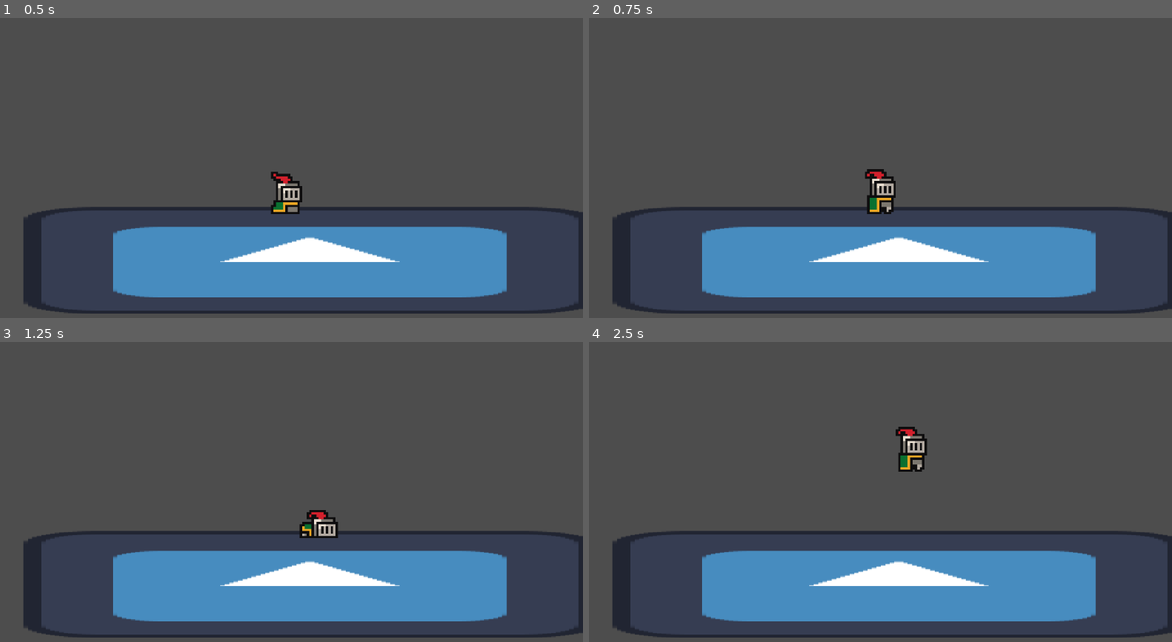
Above: before the commit, frames 1-4 (two rows, left to right).
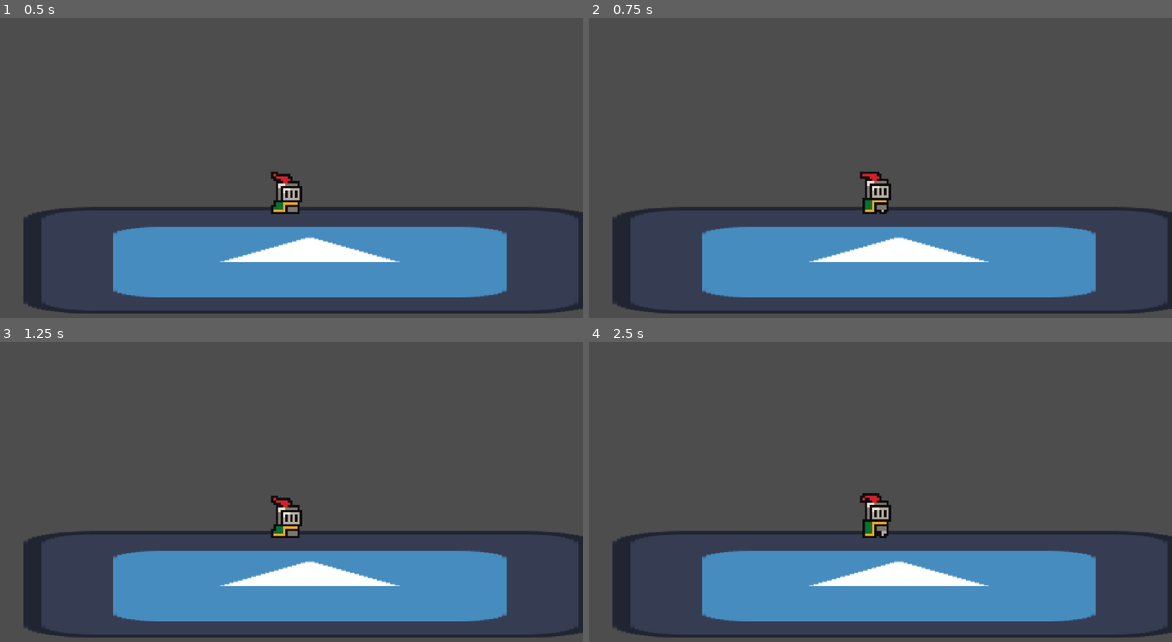
Above: after the commit, the same moments.

Repository: jible/Platform-fighter
Game: Godot game, scene res://scenes/test_scene.tscn
Two runs of this game, one before a commit and one after it. Both use one fixed random seed, a clock stepped at 60 frames per second and the inputs below. The project has no main scene, so this scene is started directly. The engine's default icon, where the game draws it, is replaced by a stand-in: a white triangle on a blue panel in a dark square.
Inputs:
- Up to frame 1 (0.5 s): no input
- Up to frame 2 (0.75 s): tap Enter at 0.5 s; hold D (move_right, bound only before the commit) from 0.53 s (still down); tap E (attack, bound only before the commit) at 0.6 s
- Up to frame 3 (1.25 s): keep holding D (move_right, bound only before the commit); tap Space (jump, bound only before the commit) at 0.77, 1.07 s; tap Shift (dash, bound only before the commit) at 0.8 s
- Up to frame 4 (2.5 s): tap Shift (dash, bound only before the commit) at 1.35 s; tap Space (jump, bound only before the commit) at 1.52, 1.55, 1.82, 2.1 s; release D (move_right, bound only before the commit) at 2.03 s; hold A (move_left, bound only before the commit) from 2.03 s (still down); tap E (attack, bound only before the commit) at 2.3 s

Frame 1 is identical in both runs. In frame 2, 0.6% of the frame differs, in the area x 46-53%, y 50-66%; in frame 3, 1.1%; in frame 4, 1.3%, in the area x 46-59%, y 28-66%.

Commit message:
Prepping for multiplayer with input manager
Added inputs keys for a player 2 on arrow keys and numpad.

Decided that input manager would be global- it is much better for online multiplayer.

Diff:
--- a/platform-fighter/components/for_characters/base_character.gd
+++ b/platform-fighter/components/for_characters/base_character.gd
@@ -13,3 +13,4 @@
 
 
 @export_range(0,3, 1) var team_number = 0
+@export_range(0,3,1) var player_number = 0
--- /dev/null
+++ b/platform-fighter/components/input_manager.gd
@@ -0,0 +1,12 @@
+extends Node
+
+"""
+LOOKING FOR A MODULAR WAY TO MANAGE INPUTS FROM MULTIPLE PLAYERS AT ONCE
+
+options:
+	-emit input signals with player as argument.
+	Standardize inputs to the current game's language.
+	Rather than attack and dash, say side special and up special
+	Easy way for the game to automatically map inputs to a character based on player number
+Global input managers are significatly easier to use for online multiplayer, so it will be global
+"""
--- a/platform-fighter/project.godot
+++ b/platform-fighter/project.godot
@@ -28,32 +28,32 @@
 
 [input]
 
-move_right={
+player_0_move_right={
 "deadzone": 0.2,
 "events": [Object(InputEventKey,"resource_local_to_scene":false,"resource_name":"","device":-1,"window_id":0,"alt_press …(192 unchanged characters)…
 ]
 }
-move_left={
+player_0_move_left={
 "deadzone": 0.2,
 "events": [Object(InputEventKey,"resource_local_to_scene":false,"resource_name":"","device":-1,"window_id":0,"alt_press …(191 unchanged characters)…
 ]
 }
-jump={
+player_0_jump={
 "deadzone": 0.2,
 "events": [Object(InputEventKey,"resource_local_to_scene":false,"resource_name":"","device":-1,"window_id":0,"alt_press …(191 unchanged characters)…
 ]
 }
-move_up={
+player_0_move_up={
 "deadzone": 0.2,
 "events": [Object(InputEventKey,"resource_local_to_scene":false,"resource_name":"","device":-1,"window_id":0,"alt_press …(192 unchanged characters)…
 ]
 }
-move_down={
+player_0_move_down={
 "deadzone": 0.2,
 "events": [Object(InputEventKey,"resource_local_to_scene":false,"resource_name":"","device":-1,"window_id":0,"alt_press …(192 unchanged characters)…
 ]
 }
-dash={
+player_0_dash={
 "deadzone": 0.2,
 "events": [Object(InputEventKey,"resource_local_to_scene":false,"resource_name":"","device":-1,"window_id":0,"alt_press …(195 unchanged characters)…
 ]
@@ -63,9 +63,39 @@
 "events": [Object(InputEventKey,"resource_local_to_scene":false,"resource_name":"","device":-1,"window_id":0,"alt_press …(195 unchanged characters)…
 ]
 }
-attack={
+player_0_attack={
 "deadzone": 0.2,
 "events": [Object(InputEventKey,"resource_local_to_scene":false,"resource_name":"","device":-1,"window_id":0,"alt_press …(192 unchanged characters)…
+]
+}
+player_1_move_right={
+"deadzone": 0.2,
+"events": [Object(InputEventKey,"resource_local_to_scene":false,"resource_name":"","device":-1,"window_id":0,"alt_pressed":false,"shift_pressed":false,"ctrl_pressed":false,"meta_pressed":false,"pressed":false,"keycode":0,"physical_keycode":4194321,"key_label":0,"unicode":0,"location":0,"echo":false,"script":null)
+]
+}
+player_1_move_left={
+"deadzone": 0.2,
+"events": [Object(InputEventKey,"resource_local_to_scene":false,"resource_name":"","device":-1,"window_id":0,"alt_pressed":false,"shift_pressed":false,"ctrl_pressed":false,"meta_pressed":false,"pressed":false,"keycode":0,"physical_keycode":4194319,"key_label":0,"unicode":0,"location":0,"echo":false,"script":null)
+]
+}
+player_1_jump={
+"deadzone": 0.2,
+"events": [Object(InputEventKey,"resource_local_to_scene":false,"resource_name":"","device":-1,"window_id":0,"alt_pressed":false,"shift_pressed":false,"ctrl_pressed":false,"meta_pressed":false,"pressed":false,"keycode":0,"physical_keycode":4194438,"key_label":0,"unicode":48,"location":0,"echo":false,"script":null)
+]
+}
+player_1_move_up={
+"deadzone": 0.2,
+"events": [Object(InputEventKey,"resource_local_to_scene":false,"resource_name":"","device":-1,"window_id":0,"alt_pressed":false,"shift_pressed":false,"ctrl_pressed":false,"meta_pressed":false,"pressed":false,"keycode":0,"physical_keycode":4194320,"key_label":0,"unicode":0,"location":0,"echo":false,"script":null)
+]
+}
+player_1_dash={
+"deadzone": 0.2,
+"events": [Object(InputEventKey,"resource_local_to_scene":false,"resource_name":"","device":-1,"window_id":0,"alt_pressed":false,"shift_pressed":false,"ctrl_pressed":false,"meta_pressed":false,"pressed":false,"keycode":0,"physical_keycode":4194326,"key_label":0,"unicode":0,"location":0,"echo":false,"script":null)
+]
+}
+player_1_attack={
+"deadzone": 0.2,
+"events": [Object(InputEventKey,"resource_local_to_scene":false,"resource_name":"","device":-1,"window_id":0,"alt_pressed":false,"shift_pressed":false,"ctrl_pressed":false,"meta_pressed":false,"pressed":false,"keycode":0,"physical_keycode":4194439,"key_label":0,"unicode":49,"location":0,"echo":false,"script":null)
 ]
 }
 
Not shown, added: platform-fighter/components/input_manager.gd.uid
